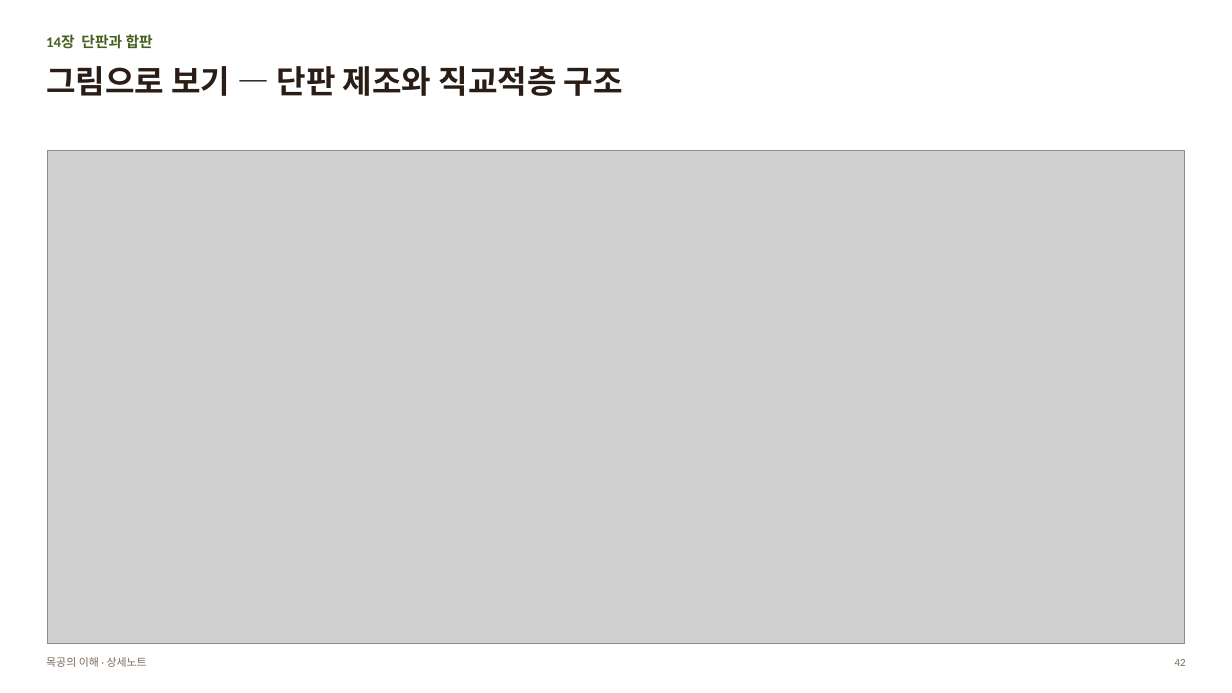
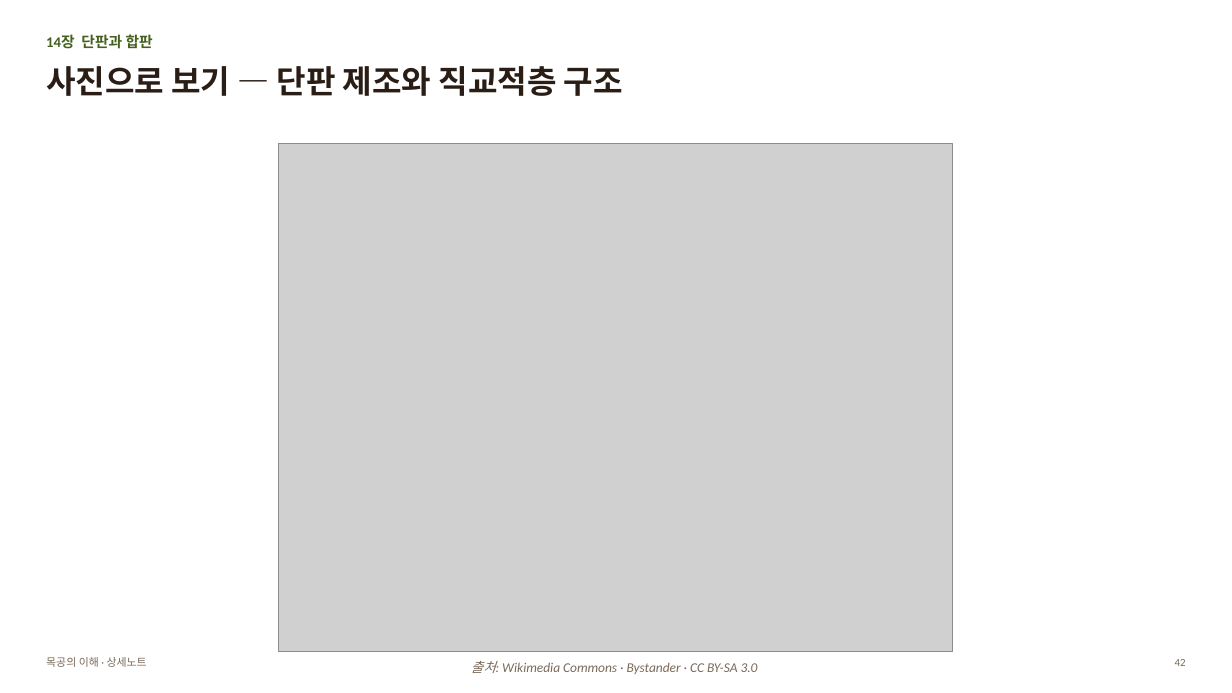
Before and after one commit to nskim4690-tech/my-workspace, a slide deck: slide 42 of 젠트리/목공방/공부방/목공의_이해/목공의_이해_상세노트.pptx. Drawn at 1232x693 pixels with LibreOffice and Linux fonts; fonts in the diff are those of the drawing; grey boxes stand for pictures. Boxes give left, top, right and bottom in pixels: in the first picture for what was removed or moved away, otherwise in the second. Text is boxed around its words. In the diff, an @@ line names an element or a change of style, - is before the commit and + after.

```diff
--- a/젠트리/목공방/공부방/목공의_이해/목공의_이해_상세노트.pptx
+++ b/젠트리/목공방/공부방/목공의_이해/목공의_이해_상세노트.pptx
@@ text at box(46, 66, 623, 96): text changed @@
-그림으로 보기 — 단판 제조와 직교적층 구조
+사진으로 보기 — 단판 제조와 직교적층 구조
@@ picture: place and size @@
-picture at box(48, 151, 1185, 644)
+picture at box(279, 143, 953, 652)
@@ text added at box(471, 661, 758, 674), 10.5 pt, text #7A6A5A, italic @@
+출처: Wikimedia Commons · Bystander · CC BY-SA 3.0
```
Also in this commit, not shown: 18 other slides changed, 1 other file.
